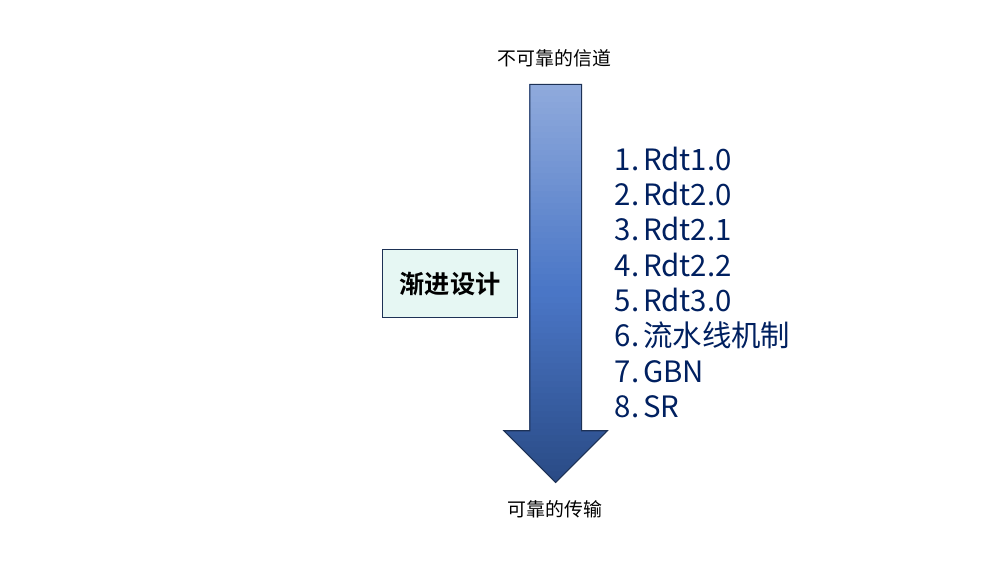
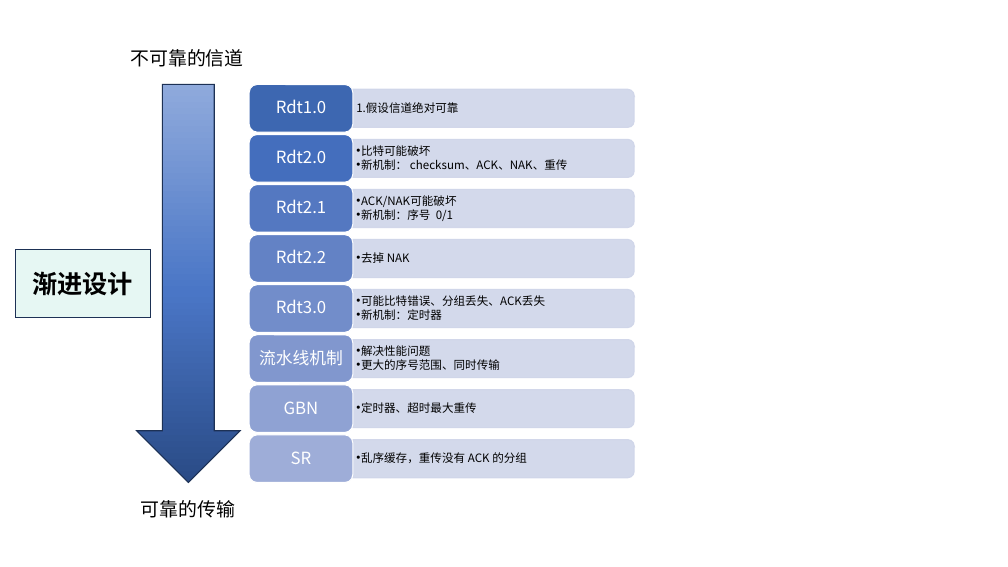
Before and after one commit to guofei9987/a, a slide deck: slide 18 of computer/network/计算机网络-素材.pptx. Drawn at 1008x567 pixels with LibreOffice and Linux fonts; fonts in the diff are those of the drawing. Boxes give left, top, right and bottom in pixels: in the first picture for what was removed or moved away, otherwise in the second. Text is boxed around its words. In the diff, an @@ line names an element or a change of style, - is before the commit and + after.

```diff
--- a/computer/network/计算机网络-素材.pptx
+++ b/computer/network/计算机网络-素材.pptx
@@ down arrow moved from (x1=504, y1=85, x2=608, y2=483) to (x1=137, y1=85, x2=240, y2=483) @@
@@ text removed at (x1=643, y1=146, x2=790, y2=418) @@
-1. Rdt1.0
-2. Rdt2.0
-3. Rdt2.1
-4. Rdt2.2
-5. Rdt3.0
-6. 流水线机制
-7. GBN
-8. SR
@@ group added at (x1=250, y1=85, x2=634, y2=482): 16 texts, 8 round same rects, 8 rounded rectangles @@
+  1. 假设信道绝对可靠
+Rdt1.0
+  • 比特可能破坏
+  • 新机制： checksum、ACK、NAK、重传
+Rdt2.0
+  • ACK/NAK可能破坏
+  • 新机制：序号 0/1
+Rdt2.1
+  • 去掉 NAK
+Rdt2.2
+  • 可能比特错误、分组丢失、ACK丢失
+  • 新机制：定时器
+Rdt3.0
+  • 解决性能问题
+  • 更大的序号范围、同时传输
+流水线机制
+  • 定时器、超时最大重传
+GBN
+  • 乱序缓存，重传没有 ACK 的分组
+SR
@@ 2 texts, 1 rectangle moved together from (x1=383, y1=49, x2=611, y2=518) to (x1=15, y1=49, x2=243, y2=518) @@
```
Also in this commit, not shown: 4 other slides changed, 1 slide removed, 8 other files.
